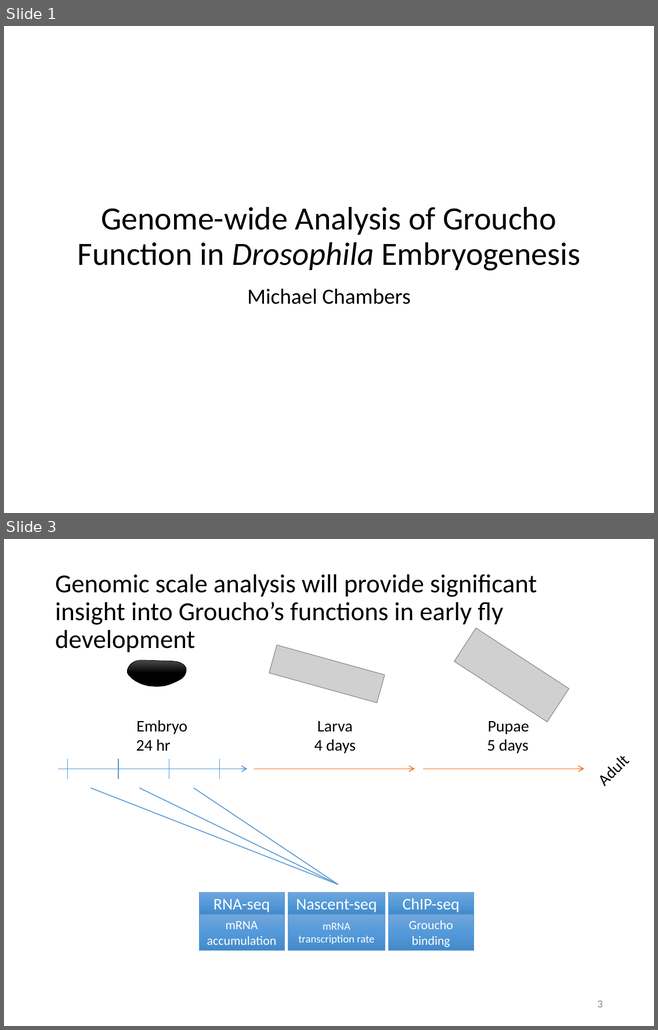
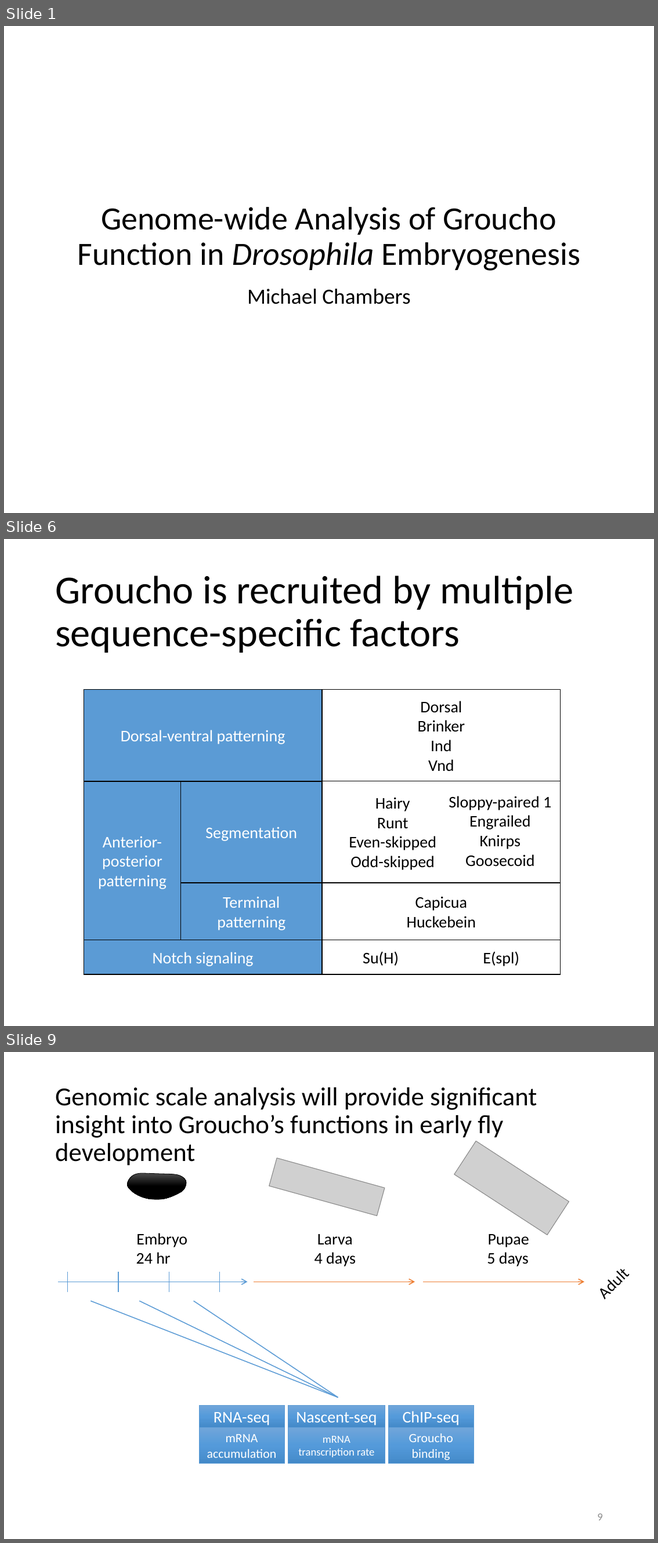
Before and after one commit to mdchambers/dissertation, a slide deck: presentations/defense.pptx. Shown one above the other, each under a label of ours: slides 1 and 3 before the commit, slides 1, 6 and 9 after it; the slides between them are not shown. The pictures are 658x1030 and 658x1543 pixels, drawn with LibreOffice and Linux fonts; fonts in the diff are those of the drawing; grey boxes stand for pictures. Boxes give left, top, right and bottom in pixels: in the first picture for what was removed or moved away, otherwise in the second. Text is boxed around its words. In the diff, an @@ line names an element or a change of style, - is before the commit and + after.

```diff
--- a/presentations/defense.pptx
+++ b/presentations/defense.pptx
@@ slide 6 added at box(4, 539, 654, 1026), background #FFFFFF @@
@@ title added at box(55, 576, 573, 653), 44 pt, text #000000 @@
+Groucho is recruited by multiple sequence-specific factors
@@ rectangle added at box(84, 690, 322, 781), fill #5B9BD5, outline #000000 1 pt, 18 pt, text #FFFFFF @@
+Dorsal-ventral patterning
@@ rectangle added at box(322, 690, 560, 781), outline #000000 1 pt, 18 pt, text #000000 @@
+Dorsal
+Brinker
+Ind
+Vnd
@@ rectangle added at box(84, 781, 181, 940), fill #5B9BD5, outline #000000 1 pt, 18 pt, text #FFFFFF @@
+Anterior-posterior patterning
@@ rectangle added at box(181, 781, 322, 882), fill #5B9BD5, outline #000000 1 pt, 18 pt, text #FFFFFF @@
+Segmentation
@@ rectangle added at box(322, 781, 560, 882), outline #000000 1 pt @@
@@ text added at box(349, 797, 436, 870), 18 pt, text #000000 @@
+Hairy
+Runt
+Even-skipped
+Odd-skipped
@@ text added at box(448, 796, 551, 867), 18 pt, text #000000 @@
+Sloppy-paired 1
+Engrailed
+Knirps
+Goosecoid
@@ rectangle added at box(181, 882, 322, 940), fill #5B9BD5, outline #000000 1 pt, 18 pt, text #FFFFFF @@
+Terminal patterning
@@ rectangle added at box(322, 882, 560, 940), fill #FFFFFF, outline #000000 1 pt, 18 pt, text #000000 @@
+Capicua
+Huckebein
@@ rectangle added at box(84, 940, 322, 974), fill #5B9BD5, outline #000000 1 pt, 18 pt, text #FFFFFF @@
+Notch signaling
@@ rectangle added at box(322, 940, 560, 974), fill #FFFFFF, outline #000000 1 pt, 18 pt, text #000000 @@
+Su(H) E(spl)
@@ what was slide 3 is now slide 9 @@
@@ page number at box(597, 1514, 602, 1521): text changed @@
-3
+9
```
Also in this commit, not shown: 2 slides changed, 4 other slides added, 4 other files.
